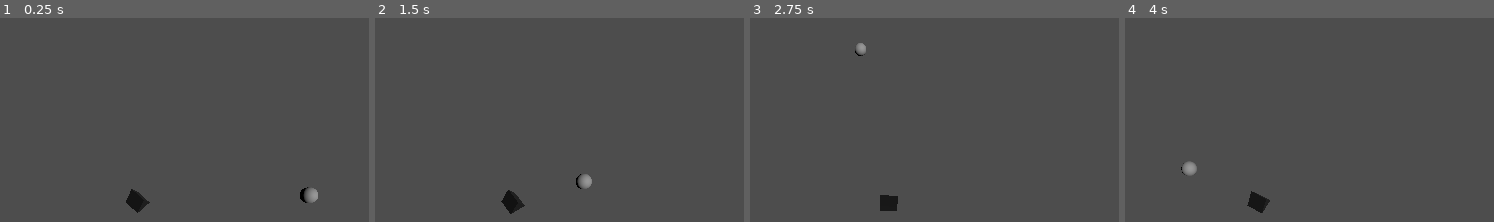
Above: before the commit, frames 1-4 (left to right).
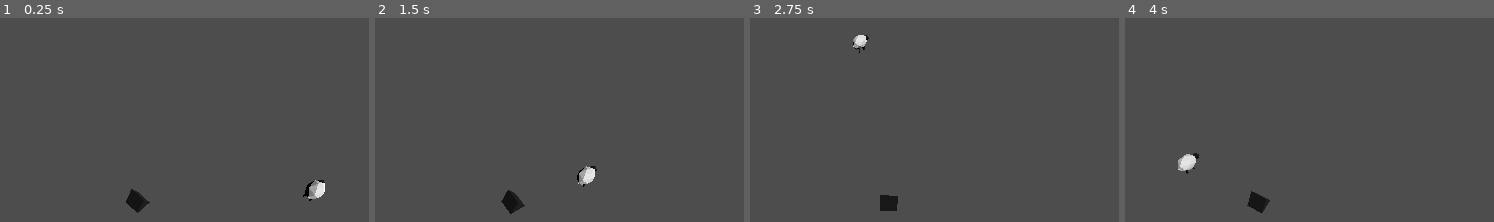
Above: after the commit, the same moments.

Repository: thygrrr/minijam-2023-11
Game: Godot game, scene res://game-moritz.tscn
Two runs of this game, one before a commit and one after it. Both use one fixed random seed, a clock stepped at 60 frames per second and the inputs below.
Inputs:
- Up to frame 1 (0.25 s): no input
- Up to frame 2 (1.5 s): hold D (right) 0.53-1.28 s; hold S (down) from 1.28 s (still down)
- Up to frame 3 (2.75 s): release S (down) at 2.03 s; hold D (right) from 2.03 s (still down)
- Up to frame 4 (4 s): release D (right) at 2.78 s; hold W (up) 2.78-3.53 s; hold A (left) from 3.53 s (still down)

The runs differ from the first frame. In frame 1, 0.4% of the frame differs, in the area x 81-89%, y 79-91%; in frame 2, 0.4%; in frame 3, 0.3%; in frame 4, 0.4%.

Commit message:
sheep mesh
static mesh sheep

Diff:
--- a/actors/sheep.tscn
+++ b/actors/sheep.tscn
@@ -1,8 +1,7 @@
 [gd_scene load_steps=4 format=3 uid="uid://cf1r412lc4j4y"]
 
+[ext_resource type="PackedScene" uid="uid://csa04bbxl75xp" path="res://actors/SM_Sheep.glb" id="1_0vio2"]
 [ext_resource type="Script" path="res://code/SheepEvasion.gd" id="1_dfq6n"]
-
-[sub_resource type="SphereMesh" id="SphereMesh_fwm0x"]
 
 [sub_resource type="SphereShape3D" id="SphereShape3D_bx7et"]
 
@@ -10,9 +9,9 @@
 script = ExtResource("1_dfq6n")
 metadata/SheepEvasion = false
 
-[node name="Sheep Mesh" type="MeshInstance3D" parent="."]
-transform = Transform3D(-4.37114e-08, -1, 0, 1, -4.37114e-08, 0, 0, 0, 1, 0, 0, 0)
-mesh = SubResource("SphereMesh_fwm0x")
+[node name="Sheep Mesh" type="Node3D" parent="."]
+
+[node name="SM_Sheep" parent="Sheep Mesh" instance=ExtResource("1_0vio2")]
 
 [node name="RigidBody3D" type="RigidBody3D" parent="."]
 script = ExtResource("1_dfq6n")
